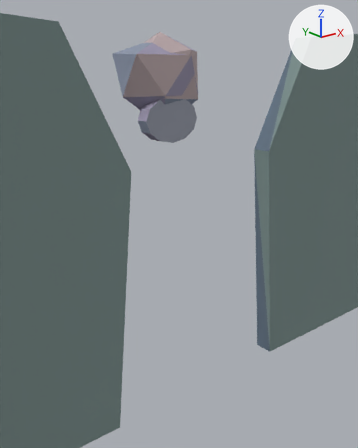
What one commit did to the glTF model public/models/environment-foreground.glb.
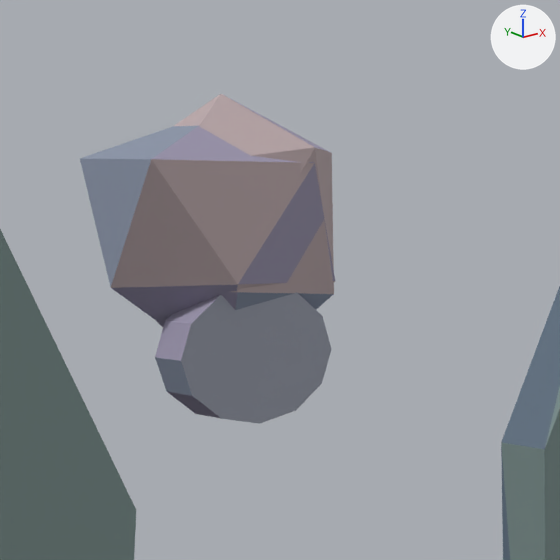
Each version is shown from a 50 mm lens placed at (-8.72, -11.74, 0.22), pointed at (-0.31, -1.23, -3.99), then close up on the part from 24% to 77% of the width and 0% to 42% of the height. Arrows for +X, +Y and +Z are at upper right; the lights stay in place. The last two pictures show the newer version. Where no turn or scale is listed for an object, it has been applied to the vertices.

Objects in the first close-up: 'MeditationPlatform', 'RockSourceFrameLeft', 'RockSourceFrameRight', 'ShoreLeft', 'ShoreRight'.
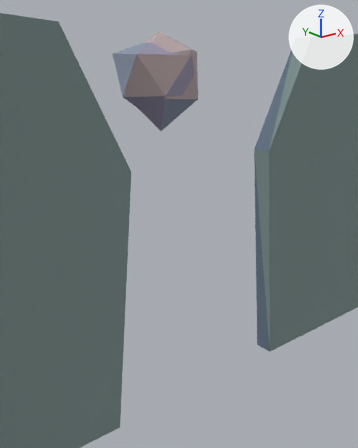
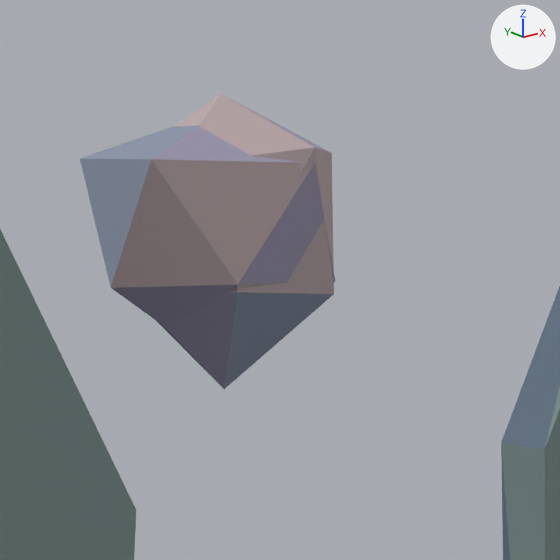
Changed parts and their boxes [x1, y1, x2, y2] in the close-ups (560 x 560 px):
'MeditationPlatform', deleted: before [155, 292, 331, 424]
    faces in mat_platformtop (grey #9ea2af): [181, 292, 331, 424]
    faces in mat_rockviolet (grey #9e97af): [155, 295, 220, 418]
    faces in mat_rockslate (greyish blue #8993a6): [155, 357, 192, 396]

The change, as a diff of the scene's bpy script:
```diff
--- a/public/models/environment-foreground.glb.py
+++ b/public/models/environment-foreground.glb.py
@@ ob_meditationplatform @@
-ob_meditationplatform = bpy.data.objects.new('MeditationPlatform', me_meditationplatformgeometry)
-ob_meditationplatform.location = (0.0, -0.35, -1.15)
```
